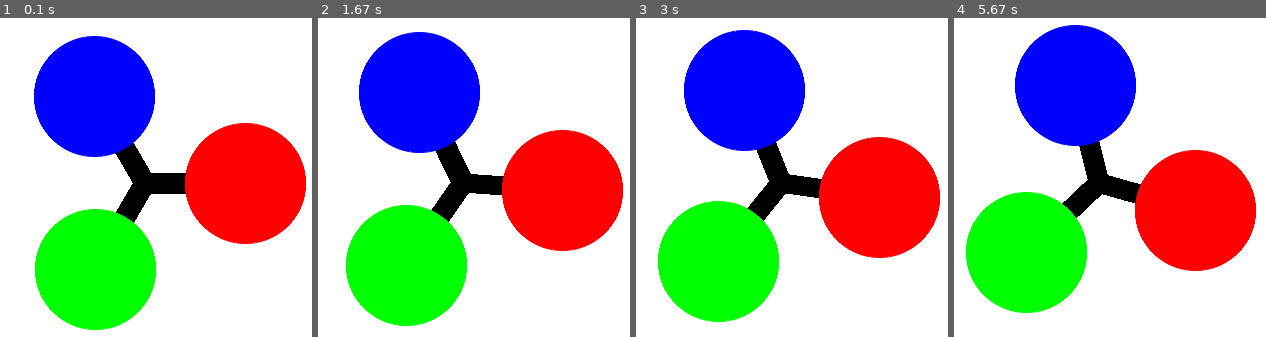
Above: before the commit, frames 1-4 (left to right).
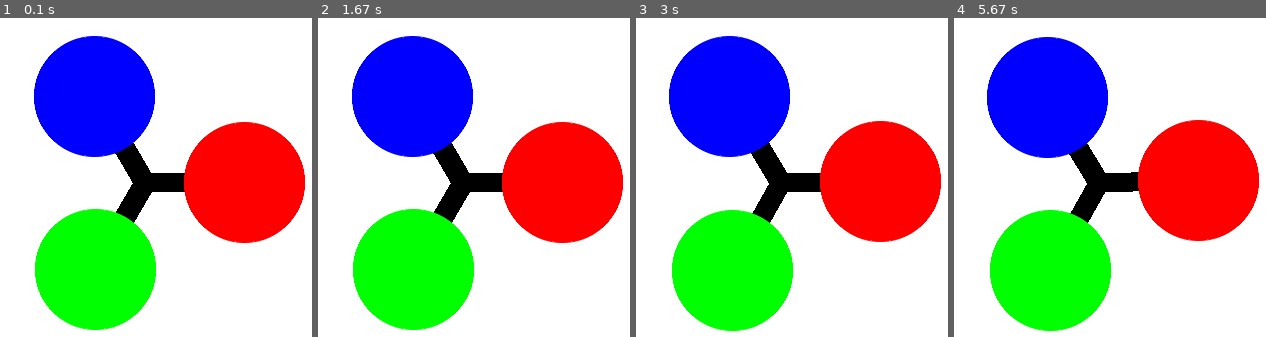
Above: after the commit, the same moments.

Repository: thatvideoshopguy/fidget-spinner-game
Game: pygame game, started from app/pygame_version/main.py
Same seed, same stepped clock (60 frames per second), same inputs: the game is played once before the commit and once after it.
Inputs:
- Up to frame 1 (0.1 s): no input
- Up to frame 2 (1.67 s): tap Space at 0.33, 0.73, 1.03, 1.23, 1.57 s
- Up to frame 3 (3 s): tap Space at 1.87, 2.07, 2.37, 2.63, 2.97 s
- Up to frame 4 (5.67 s): tap Space at 3.27, 3.4, 3.8, 4.1, 4.47, 4.87, 5.17, 5.37 s

The runs differ from the first frame. In frame 1, 0.6% of the frame differs, in the area x 48-99%, y 32-71%; in frame 2, 6.8%; in frame 3, 13%; in frame 4, 24%, in the area x 3-98%, y 2-99%.

Commit message:
fixes #1

Diff:
--- a/app/pygame_version/config.py
+++ b/app/pygame_version/config.py
@@ -19,3 +19,5 @@
 FLICK_ACCELERATION_INCREMENT = 0.1
 FLICK_DECELERATION_INCREMENT = 0.1
 FPS = 60
+MOMENT_OF_INERTIA = 0.0005  # Estimate for a typical fidget spinner
+TIME_STEP = 0.01  # Default time step for the simulation
--- a/app/pygame_version/main.py
+++ b/app/pygame_version/main.py
@@ -24,6 +24,8 @@
     FLICK_ACCELERATION_INCREMENT,
     FLICK_DECELERATION_INCREMENT,
     FPS,
+    MOMENT_OF_INERTIA,
+    TIME_STEP,
 )
 
 
@@ -44,6 +46,7 @@
             "rotation_angle": 0,
             "rotation_direction": 0.0,
             "rotation_acceleration": 0.0,
+            "angular_velocity": 0.0,
         }
         self.colors = [RED, GREEN, BLUE]
 
@@ -97,17 +100,21 @@
         keys = pygame.key.get_pressed()
 
         if keys[pygame.K_SPACE]:
-            self.state["rotation_acceleration"] += FLICK_ACCELERATION_INCREMENT
-            self.state["rotation_direction"] = (
-                1 if self.state["rotation_acceleration"] >= 0 else -1
-            )
+            # Apply torque to the spinner
+            torque = FLICK_ACCELERATION_INCREMENT
         else:
-            self.state["rotation_acceleration"] -= FLICK_DECELERATION_INCREMENT
-            if self.state["rotation_acceleration"] < 0:
-                self.state["rotation_acceleration"] = 0
+            torque = -self.state["rotation_direction"] * FLICK_DECELERATION_INCREMENT
 
-        self.state["rotation_angle"] += (
-            self.state["rotation_direction"] * self.state["rotation_acceleration"]
+        # Compute the angular acceleration using torque and moment of inertia
+        angular_acceleration = torque / MOMENT_OF_INERTIA
+
+        # Update the angular velocity and rotation angle using the equations of motion
+        self.state["angular_velocity"] += angular_acceleration * TIME_STEP
+        self.state["rotation_angle"] += self.state["angular_velocity"] * TIME_STEP
+
+        # Update the rotation direction based on the sign of the angular velocity
+        self.state["rotation_direction"] = (
+            1 if self.state["angular_velocity"] >= 0 else -1
         )
 
     def run(self):
